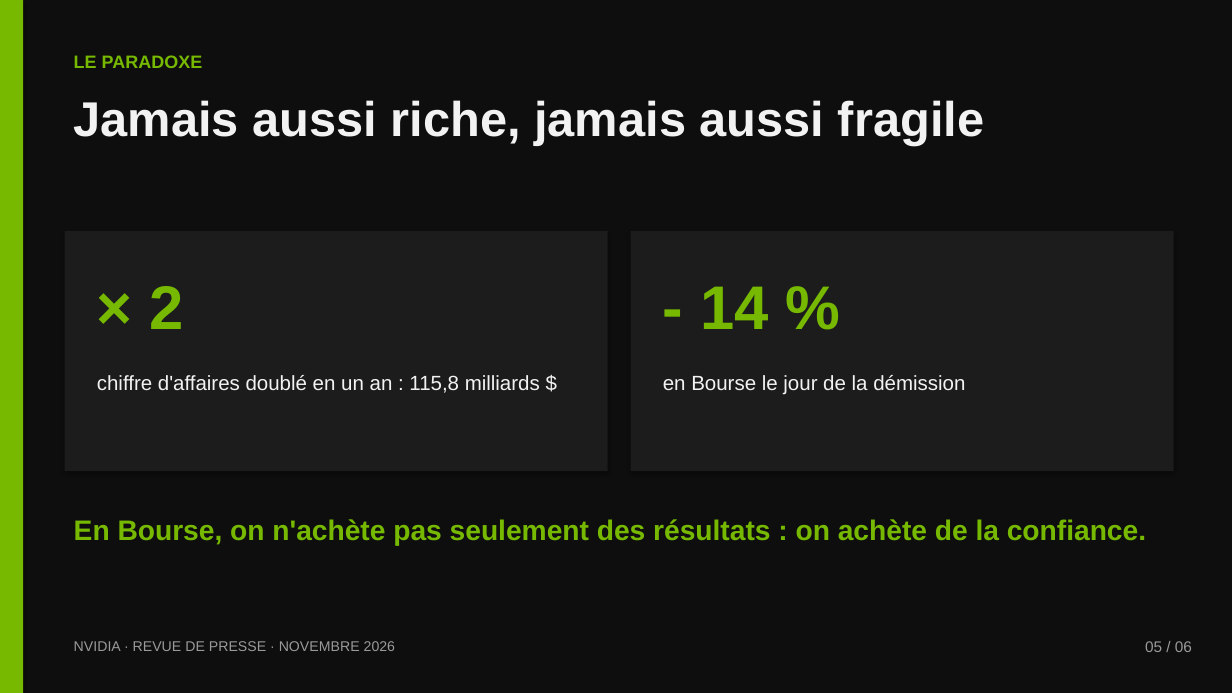
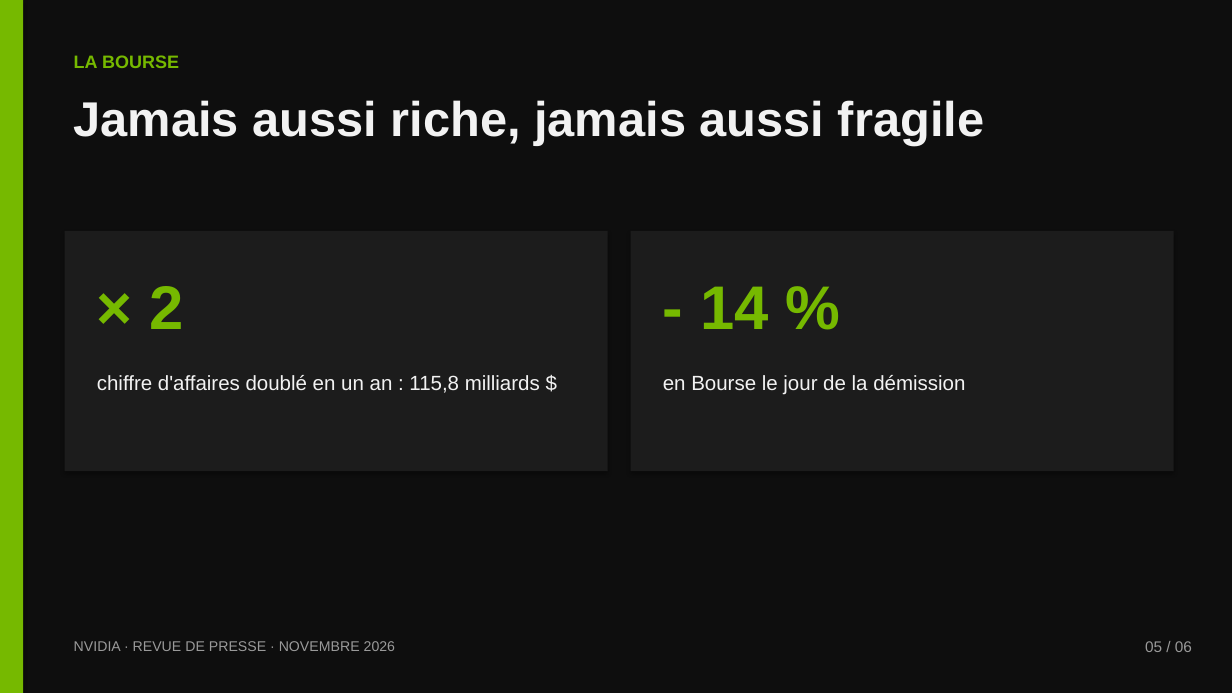
Before and after one commit to dehamnaadam-hue/Encole, a slide deck: slide 5 of nvidia/Nvidia-revue-de-presse.pptx. Drawn at 1232x693 pixels with LibreOffice and Linux fonts; fonts in the diff are those of the drawing. Boxes give left, top, right and bottom in pixels: in the first picture for what was removed or moved away, otherwise in the second. Text is boxed around its words. In the diff, an @@ line names an element or a change of style, - is before the commit and + after.

```diff
--- a/nvidia/Nvidia-revue-de-presse.pptx
+++ b/nvidia/Nvidia-revue-de-presse.pptx
@@ text at bbox=[74, 55, 179, 68]: text changed @@
-LE PARADOXE
+LA BOURSE
@@ text removed at bbox=[74, 519, 1146, 546] @@
-En Bourse, on n'achète pas seulement des résultats : on achète de la confiance.
```
Also in this commit, not shown: 4 other slides changed, 1 slide added, 1 slide removed, 1 other file.
